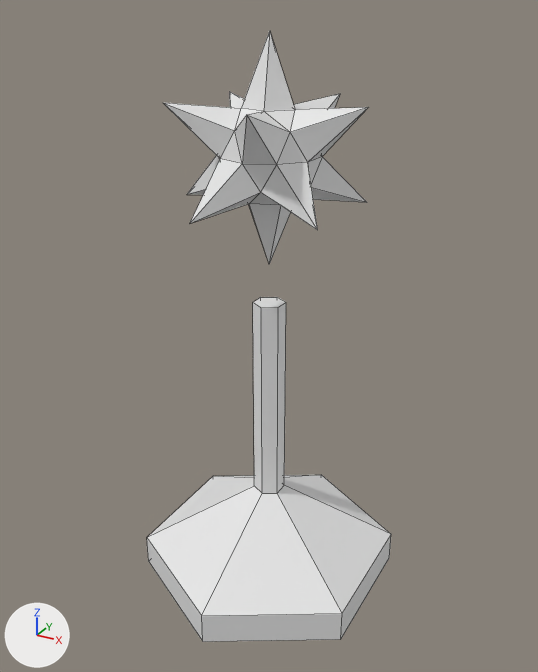
The Blender file meshes/laser_tower.blend as it was, and as the next commit left it.
Rendered twice from a camera (50 mm lens) standing at (2.38, -4.33, 4.19) and looking at (0.0, 0.0, 2.03). Every picture has the same lights, and +X, +Y and +Z are marked at lower left. Mesh edges are drawn as thin lines.

Script lines for the objects in view, before the commit:
```python
me_circle = bpy.data.meshes.new('Circle')
me_circle.from_pydata(...)  # 66 vertices, 99 faces; spans x -0.87..0.87, y -1.0..1.0, z 0.0..4.07
ob_circle = bpy.data.objects.new('Circle', me_circle)
ob_circle.location = (0.0, 0.0, 0.0)
```
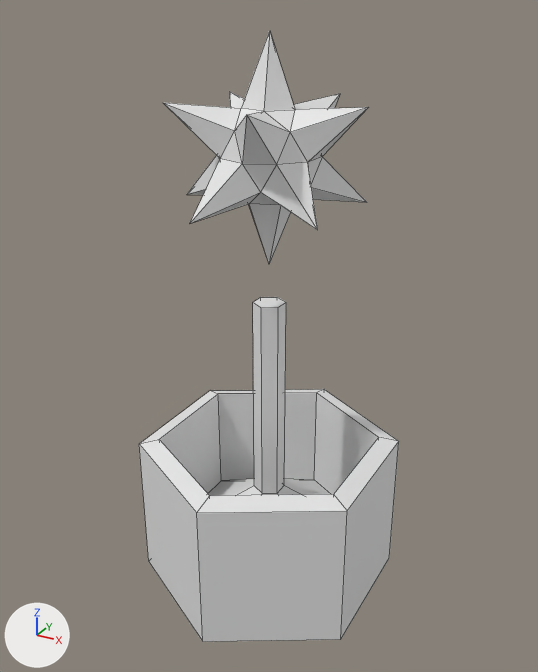
Where the change shows, as pixel boxes (x1, y1, x2, y2) in the pictures (538 x 672 px):
'Circle', reshaped (7% wider): before (147, 30, 391, 642); after (139, 30, 399, 642)
part 1 of me_circle, built on: before (147, 475, 391, 627); after (139, 389, 399, 627)

Diff of the bpy script that builds the scene:
```diff
--- a/meshes/laser_tower.blend.py
+++ b/meshes/laser_tower.blend.py
@@ me_circle @@
 # used by ob_circle; location = (0.0, 0.0, 0.0)
-me_circle.from_pydata(...)  # 66 vertices, 99 faces; spans x -0.87..0.87, y -1.0..1.0, z 0.0..4.07
+me_circle.from_pydata(...)  # 78 vertices, 111 faces; spans x -0.87..0.87, y -1.0..1.0, z 0.0..4.07
+# me_circle part 1
+# 6 vertices are removed from x -0.87..0.87, y -1.0..1.0, z 0.24
+# 12 faces are deleted
+# 6 vertices are added at (0.73, 0.42, 0.28), (0.73, -0.42, 0.28), (0.0, -0.84, 0.28), (-0.73, -0.42, 0.28), (-0.73, 0.42, 0.28), (0.0, 0.84, 0.28)
+# 6 new vertices lie (0.0, 0.0, 1.13) away from vertices in x -0.87..0.87, y -1.0..1.0, z 0.0
+# 6 new vertices lie (0.0, 0.0, 0.89) away from vertices in x -0.73..0.73, y -0.84..0.84, z 0.28
+# 24 new faces join them
```
